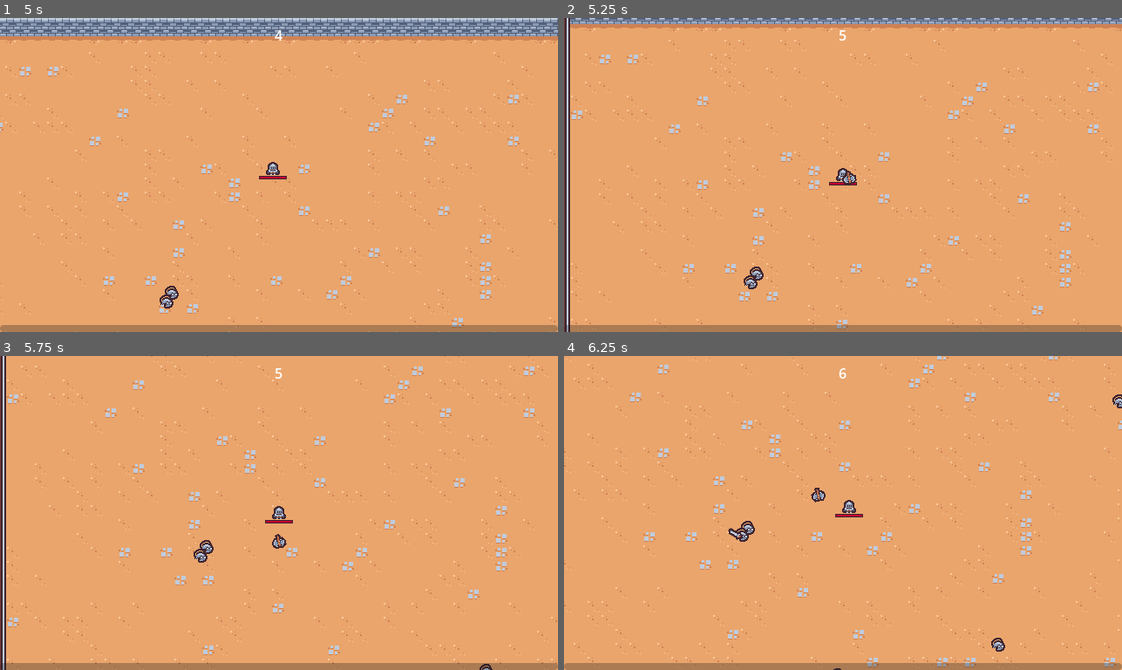
Above: before the commit, frames 1-4 (two rows, left to right).
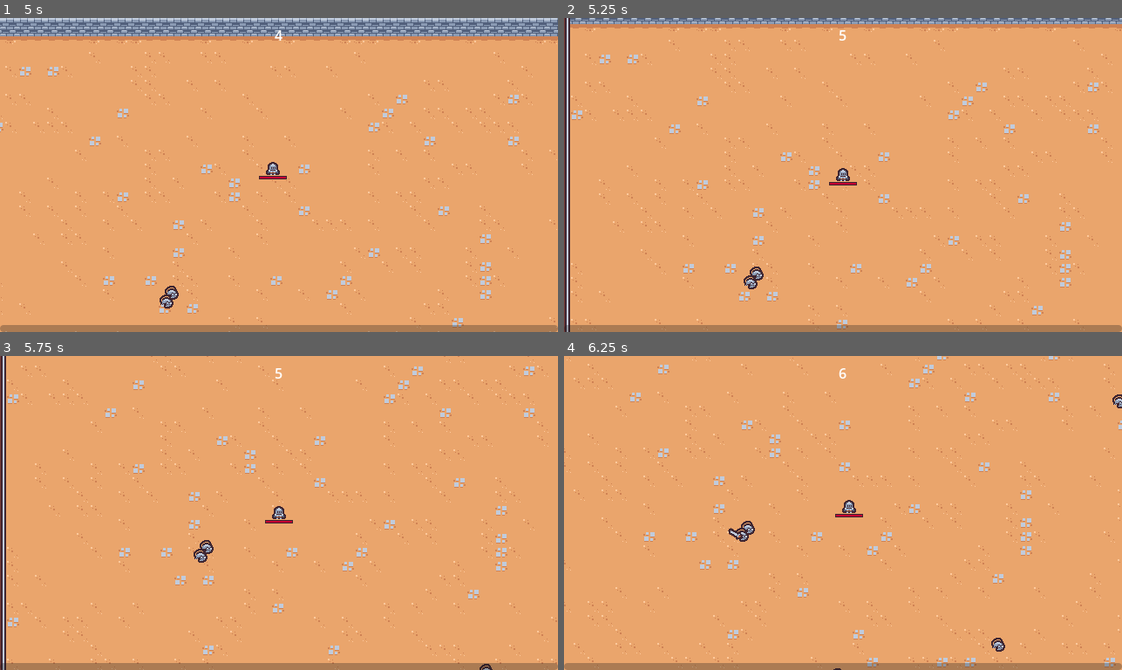
Above: after the commit, the same moments.

Repository: SugarF0x/2D-survivor-course
Game: Godot game, scene res://scenes/main/main.tscn
The game is run twice, just before and just after one commit, with the same random seed, the same clock (stepped at 60 frames per second) and the same inputs.
Inputs (mouse positions are in pixels of both pictures, inside the frame that each line leads up to):
- Up to frame 1 (5 s): move the mouse to (401, 159) at 0.52 s; press the mouse at (401, 159) at 0.53 s; hold D (move_right) 0.53-1.28 s; move the mouse to (167, 190) at 1.27 s; release the mouse at (167, 190) at 1.28 s; hold S (move_down) 1.28-2.03 s; click (167, 190) at 1.35 s; move the mouse to (334, 105) at 2.02 s; press the mouse at (334, 105) at 2.03 s; hold D (move_right) 2.03-2.78 s; move the mouse to (251, 237) at 2.77 s; release the mouse at (251, 237) at 2.78 s; hold W (move_up) 2.78-3.53 s; click (251, 237) at 2.85 s; move the mouse to (446, 222) at 3.52 s; press the mouse at (446, 222) at 3.53 s; hold A (move_left) from 3.53 s (still down); move the mouse to (111, 127) at 4.27 s; release the mouse at (111, 127) at 4.28 s; click (111, 127) at 4.35 s
- Up to frame 2 (5.25 s): move the mouse to (870, 175) at 5.02 s; release A (move_left) at 5.03 s; press the mouse at (870, 175) at 5.03 s; hold S (move_down) from 5.03 s (still down)
- Up to frame 3 (5.75 s): keep holding S (move_down)
- Up to frame 4 (6.25 s): move the mouse to (759, 434) at 5.77 s; release S (move_down) at 5.78 s; release the mouse at (759, 434) at 5.78 s; hold D (move_right) from 5.78 s (still down); click (759, 434) at 5.85 s

Frame 1 is identical in both runs. In frame 2, less than 0.1% of the frame differs, in the area x 49-53%, y 48-54%; in frame 3, less than 0.1%, in the area x 48-52%, y 56-62%; in frame 4, less than 0.1%.

Commit message:
add axe ability to upgrade pool

Diff:
--- /dev/null
+++ b/resources/upgrades/ability.gd
@@ -0,0 +1,4 @@
+extends AbilityUpgrade
+class_name Ability
+
+@export var ability_controller_scene: PackedScene
--- /dev/null
+++ b/resources/upgrades/axe.tres
@@ -0,0 +1,11 @@
+[gd_resource type="Resource" load_steps=3 format=3 uid="uid://0clqum8d2r5t"]
+
+[ext_resource type="PackedScene" uid="uid://7qlg21utxltr" path="res://scenes/ability/axe_ability_controller/axe_ability_controller.tscn" id="1_kktlu"]
+[ext_resource type="Script" path="res://resources/upgrades/ability.gd" id="2_u8ltw"]
+
+[resource]
+script = ExtResource("2_u8ltw")
+ability_controller_scene = ExtResource("1_kktlu")
+id = "axe"
+name = "Axe"
+description = "Periodically spawns a spinning axe"
--- a/scenes/ability/axe_ability/axe_ability.tscn
+++ b/scenes/ability/axe_ability/axe_ability.tscn
@@ -3,6 +3,21 @@
 [ext_resource type="Script" path="res://scenes/ability/axe_ability/axe_ability.gd" id="1_lcr8a"]
 [ext_resource type="Texture2D" uid="uid://bvq8bg5lg8rvw" path="res://scenes/ability/axe_ability/axe.png" id="1_n0s5u"]
 [ext_resource type="PackedScene" uid="uid://dg18b4ugsq274" path="res://scenes/component/hitbox_component.tscn" id="3_vndt0"]
+
+[sub_resource type="Animation" id="Animation_rrjob"]
+length = 0.001
+tracks/0/type = "value"
+tracks/0/imported = false
+tracks/0/enabled = true
+tracks/0/path = NodePath("Sprite2D:rotation")
+tracks/0/interp = 1
+tracks/0/loop_wrap = true
+tracks/0/keys = {
+"times": PackedFloat32Array(0),
+"transitions": PackedFloat32Array(1),
+"update": 0,
+"values": [0.0]
+}
 
 [sub_resource type="Animation" id="Animation_xjgbm"]
 resource_name = "spin"
@@ -19,21 +34,6 @@
 "transitions": PackedFloat32Array(1, 1),
 "update": 0,
 "values": [0.0, 6.28319]
-}
-
-[sub_resource type="Animation" id="Animation_rrjob"]
-length = 0.001
-tracks/0/type = "value"
-tracks/0/imported = false
-tracks/0/enabled = true
-tracks/0/path = NodePath("Sprite2D:rotation")
-tracks/0/interp = 1
-tracks/0/loop_wrap = true
-tracks/0/keys = {
-"times": PackedFloat32Array(0),
-"transitions": PackedFloat32Array(1),
-"update": 0,
-"values": [0.0]
 }
 
 [sub_resource type="AnimationLibrary" id="AnimationLibrary_5en5e"]
--- a/scenes/game_object/player/player.gd
+++ b/scenes/game_object/player/player.gd
@@ -7,6 +7,7 @@
 @onready var damage_interval_timer = %DamageIntervalTimer as Timer
 @onready var health_component = %HealthComponent as HealthComponent
 @onready var health_bar = %HealthBar as ProgressBar
+@onready var abilities_node = %Abilities as Node
 
 var colliding_body_number = 0
 
@@ -15,6 +16,7 @@
 	collision_area.body_exited.connect(on_body_exited)
 	damage_interval_timer.timeout.connect(process_incoming_damage)
 	health_component.health_changed.connect(on_health_changed)
+	GameEvents.ability_upgrade_added.connect(on_ability_upgrade_added)
 
 	update_health_display()
 
@@ -56,3 +58,9 @@
 
 func on_health_changed(health: int):
 	update_health_display()
+
+
+func on_ability_upgrade_added(upgrade: AbilityUpgrade, all_upgrades: Dictionary):
+	if not upgrade is Ability: return
+	var ability = upgrade as Ability
+	abilities_node.add_child(ability.ability_controller_scene.instantiate())
--- a/scenes/game_object/player/player.tscn
+++ b/scenes/game_object/player/player.tscn
@@ -1,10 +1,9 @@
-[gd_scene load_steps=11 format=3 uid="uid://dctuvs2iige5u"]
+[gd_scene load_steps=10 format=3 uid="uid://dctuvs2iige5u"]
 
 [ext_resource type="Texture2D" uid="uid://bsouiyk8ngs1k" path="res://scenes/game_object/player/player.png" id="1_80v7p"]
 [ext_resource type="Script" path="res://scenes/game_object/player/player.gd" id="1_bcfxh"]
 [ext_resource type="PackedScene" uid="uid://qp1lj1qr5ys5" path="res://scenes/ability/sword_ability_controller/sword_ability_controller.tscn" id="2_flk71"]
 [ext_resource type="PackedScene" uid="uid://bn84306o0wkgh" path="res://scenes/component/health_component.tscn" id="2_wu42c"]
-[ext_resource type="PackedScene" uid="uid://7qlg21utxltr" path="res://scenes/ability/axe_ability_controller/axe_ability_controller.tscn" id="4_l8d7o"]
 
 [sub_resource type="StyleBoxFlat" id="StyleBoxFlat_p4gny"]
 bg_color = Color(0.247059, 0.14902, 0.192157, 1)
@@ -34,11 +33,10 @@
 [node name="HealthComponent" parent="." instance=ExtResource("2_wu42c")]
 unique_name_in_owner = true
 
-[node name="AbilityManager" type="Node" parent="."]
+[node name="Abilities" type="Node" parent="."]
+unique_name_in_owner = true
 
-[node name="SwordAbilityController" parent="AbilityManager" instance=ExtResource("2_flk71")]
-
-[node name="AxeAbilityController" parent="AbilityManager" instance=ExtResource("4_l8d7o")]
+[node name="SwordAbilityController" parent="Abilities" instance=ExtResource("2_flk71")]
 
 [node name="DamageIntervalTimer" type="Timer" parent="."]
 unique_name_in_owner = true
--- a/scenes/manager/upgrade_manager.gd
+++ b/scenes/manager/upgrade_manager.gd
@@ -11,15 +11,17 @@
 	experience_manager.level_up.connect(on_level_up)
 
 
-func on_level_up(current_level: int):
-	var chosen_upgrade = upgrade_pool.pick_random() as AbilityUpgrade
-	if chosen_upgrade == null: return
 
-	var upgrade_screen_instance = upgrade_screen_scene.instantiate()
-	add_child(upgrade_screen_instance)
-	upgrade_screen_instance.set_ability_upgrades([chosen_upgrade] as Array[AbilityUpgrade])
-	upgrade_screen_instance.upgrade_selected.connect(on_upgrade_selected)
+func pick_upgrades():
+	var chosen_upgrades: Array[AbilityUpgrade] = []
+	var filtered_upgrades = upgrade_pool.duplicate()
 
+	for i in 2:
+		var chosen_upgrade = filtered_upgrades.pick_random() as AbilityUpgrade
+		filtered_upgrades = filtered_upgrades.filter(func (upgrade): return upgrade.id != chosen_upgrade.id)
+		chosen_upgrades.append(chosen_upgrade)
+
+	return chosen_upgrades
 
 func apply_upgrade(upgrade: AbilityUpgrade):
 	var has_upgrade = current_upgrades.has(upgrade.id)
@@ -34,5 +36,15 @@
 	GameEvents.emit_ability_upgrade_added(upgrade, current_upgrades)
 
 
+func on_level_up(current_level: int):
+	var upgrade_screen_instance = upgrade_screen_scene.instantiate()
+	add_child(upgrade_screen_instance)
+
+	var available_upgrades = pick_upgrades()
+
+	upgrade_screen_instance.set_ability_upgrades(available_upgrades as Array[AbilityUpgrade])
+	upgrade_screen_instance.upgrade_selected.connect(on_upgrade_selected)
+
+
 func on_upgrade_selected(upgrade: AbilityUpgrade):
 	apply_upgrade(upgrade)
--- a/scenes/manager/upgrade_manager.tscn
+++ b/scenes/manager/upgrade_manager.tscn
@@ -1,10 +1,11 @@
-[gd_scene load_steps=4 format=3 uid="uid://bii41db7ajtuk"]
+[gd_scene load_steps=5 format=3 uid="uid://bii41db7ajtuk"]
 
 [ext_resource type="Script" path="res://scenes/manager/upgrade_manager.gd" id="1_b71bn"]
 [ext_resource type="Resource" uid="uid://bphbsaxr22ryv" path="res://resources/upgrades/sword_rate.tres" id="2_52lyj"]
 [ext_resource type="PackedScene" uid="uid://b0giu003ypxf1" path="res://scenes/ui/upgrade_screen.tscn" id="3_p5fq2"]
+[ext_resource type="Resource" uid="uid://0clqum8d2r5t" path="res://resources/upgrades/axe.tres" id="3_ritxx"]
 
 [node name="UpgradeManager" type="Node"]
 script = ExtResource("1_b71bn")
-upgrade_pool = Array[Resource("res://resources/upgrades/ability_upgrade.gd")]([ExtResource("2_52lyj")])
+upgrade_pool = Array[Resource("res://resources/upgrades/ability_upgrade.gd")]([ExtResource("2_52lyj"), ExtResource("3_ritxx")])
 upgrade_screen_scene = ExtResource("3_p5fq2")
